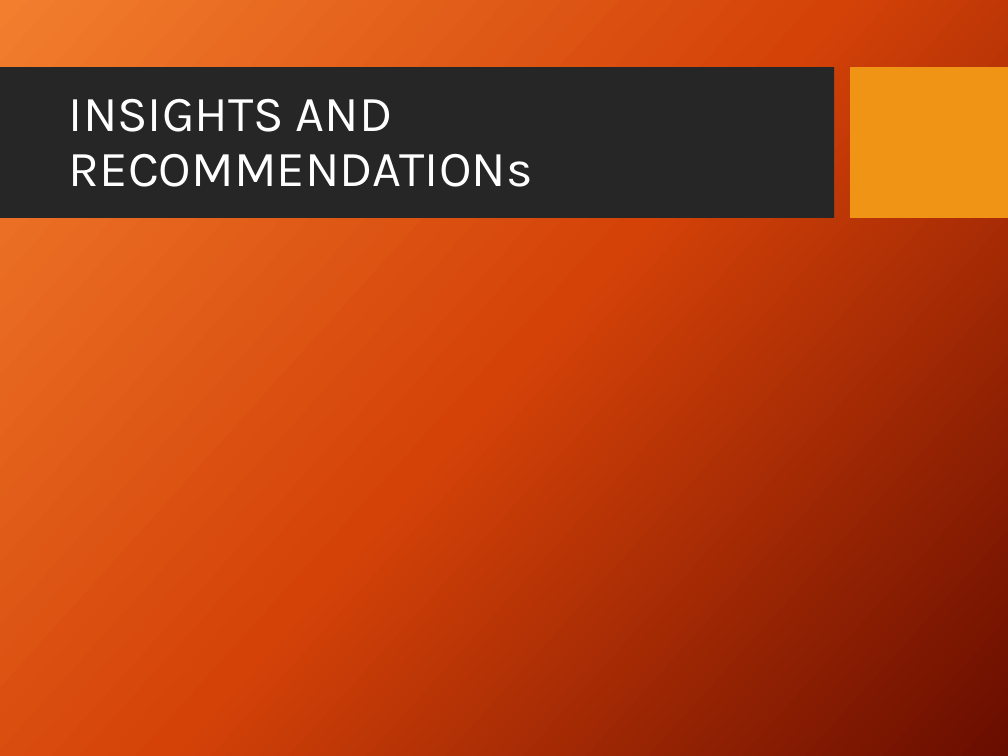
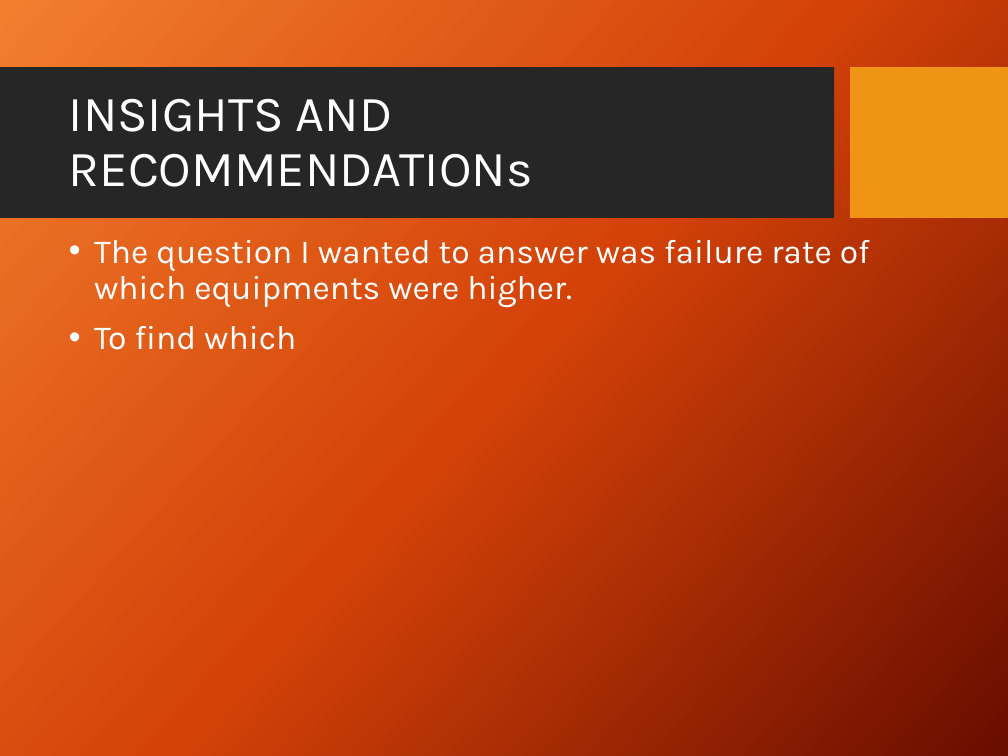
Before and after one commit to hem436/506761, a slide deck: slide 5 of MY CAPSTONE PROJECT-.pptx. Drawn at 1008x756 pixels with LibreOffice and Linux fonts; fonts in the diff are those of the drawing; background and template pictures are left out. Boxes give left, top, right and bottom in pixels: in the first picture for what was removed or moved away, otherwise in the second. Text is boxed around its words. In the diff, an @@ line names an element or a change of style, - is before the commit and + after.

```diff
--- a/MY CAPSTONE PROJECT-.pptx
+++ b/MY CAPSTONE PROJECT-.pptx
@@ text added at box(94, 240, 870, 350), 24 pt, text #FFFFFF @@
+• The question I wanted to answer was failure rate of which equipments were higher.
+• To find which
```
Also in this commit, not shown: 3 other slides changed, 1 other file.
